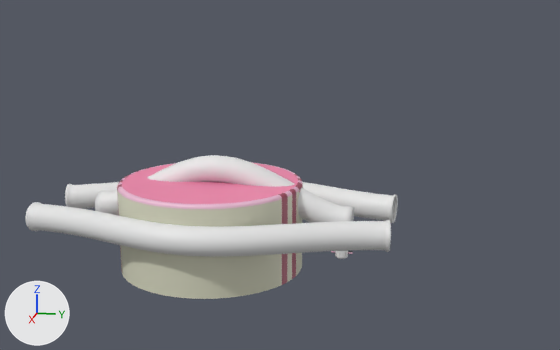
A saved change to the FBX model Assets/03. Models/First Track.fbx.
Rendered twice from a 50 mm camera at (3.28, 1.06, 1.26) aimed at (0.01, 0.41, 0.44). Arrows for +X, +Y and +Z are at lower left; the lights stay in place. Where no turn or scale is listed for an object, it has been applied to the vertices. Vertices at the same position are counted once.

In view in the first picture: 'CenterGarden', 'Pipe.Left', 'Pipe.Right', 'Pipes.Center'.
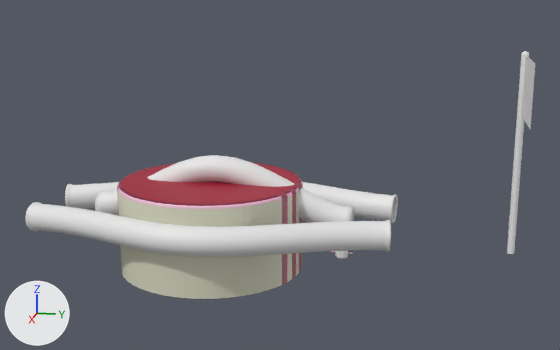
Changed parts and their boxes [x1, y1, x2, y2] in the pictures (560 x 350 px):
'Flag Pole', added
    after: [507, 51, 529, 254]
'Flag Cloth', added
    after: [521, 56, 535, 129]
part 1 of me_cylinder_005, cut back
    both: [122, 163, 297, 204]
part 2 of me_cylinder_005, surface changed (pink to red)
    both: [119, 162, 302, 272]

Diff of the bpy script that builds the scene:
```diff
--- a/Assets/03. Models/First Track.fbx.py
+++ b/Assets/03. Models/First Track.fbx.py
@@ me_cylinder_005 @@
 # used by ob_centergarden; location = (0.0, 0.0, 0.0)
-me_cylinder_005.from_pydata(...)  # 1233 vertices, 713 faces; spans x -0.416..0.416, y -0.331..0.5, z 0.0..0.4
+me_cylinder_005.from_pydata(...)  # 1233 vertices, 657 faces; spans x -0.416..0.416, y -0.331..0.5, z 0.0..0.4
+# me_cylinder_005 part 1
+# 112 faces are deleted
+# 56 new faces join them
+# me_cylinder_005 part 2: 282 kept faces spanning x -0.409..0.409, y -0.331..0.5, z 0.0..0.4 get new texture (UV) coordinates
 me_cylinder_005.materials.append(mat_material)
@@ me_cylinder_010 @@
+me_cylinder_010.from_pydata([(0.015, 0.0, 0.836), (0.015, 0.0, 0.593), (0.351, 0.0, 0.836), (0.351, 0.0, 0.593)], [], [(0, 1, 3, 2)])
@@ me_cylinder_011 @@
+me_cylinder_011.from_pydata(...)  # 352 vertices, 322 faces; spans x -0.015..0.015, y -0.015..0.015, z -0.004..0.851
@@ ob_flag_cloth @@
+ob_flag_cloth = bpy.data.objects.new('Flag Cloth', me_cylinder_010)
+ob_flag_cloth.location = (0.001, 1.41, 0.149)
@@ ob_flag_pole @@
+ob_flag_pole = bpy.data.objects.new('Flag Pole', me_cylinder_011)
+ob_flag_pole.location = (0.001, 1.41, 0.149)
```
